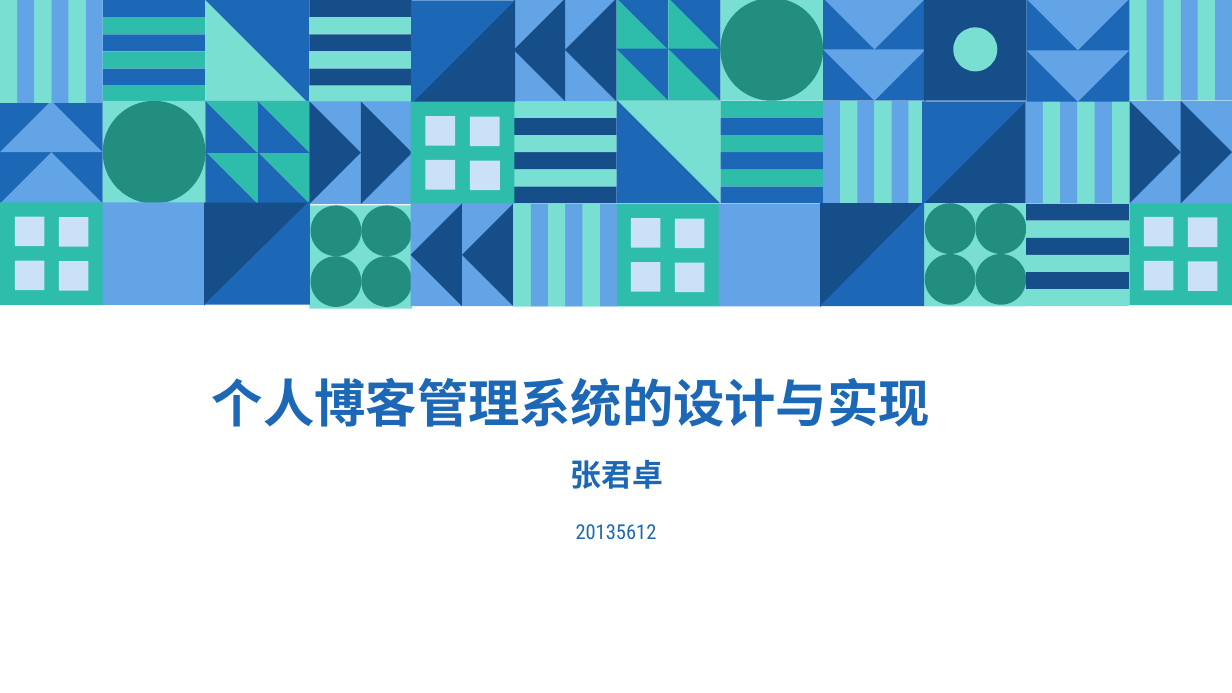
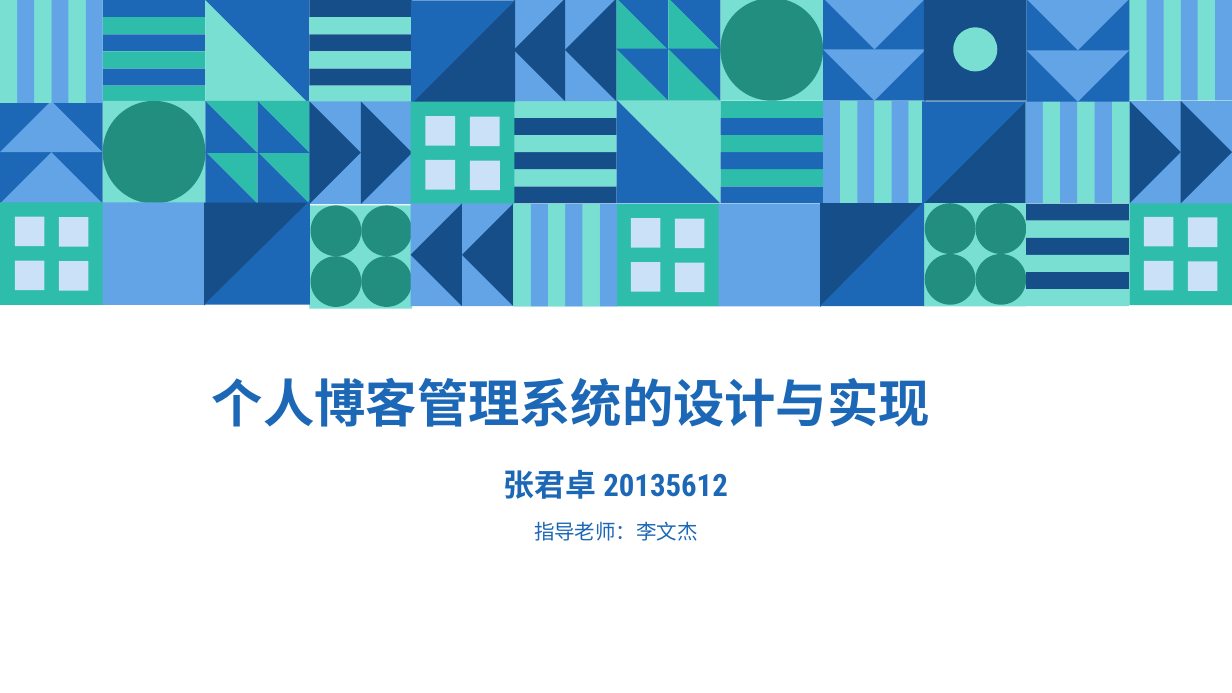
Before and after one commit to mytac/blog-system-with-vue, a slide deck: slide 1 of 附件/EC012359BBDB9B6890A962B992947272.pptx. Drawn at 1232x693 pixels with LibreOffice and Linux fonts; fonts in the diff are those of the drawing. Boxes give left, top, right and bottom in pixels: in the first picture for what was removed or moved away, otherwise in the second. Text is boxed around its words. In the diff, an @@ line names an element or a change of style, - is before the commit and + after.

Commit message:
ppt update

```diff
--- a/附件/EC012359BBDB9B6890A962B992947272.pptx
+++ b/附件/EC012359BBDB9B6890A962B992947272.pptx
@@ text at box(504, 469, 728, 499): text changed @@
-张君卓
+张君卓 20135612
@@ text at box(534, 521, 698, 541): text changed @@
-20135612
+指导老师：李文杰
```
Also in this commit, not shown: 4 other slides changed, 7 slides added, 3 slides removed, 9 other files.
